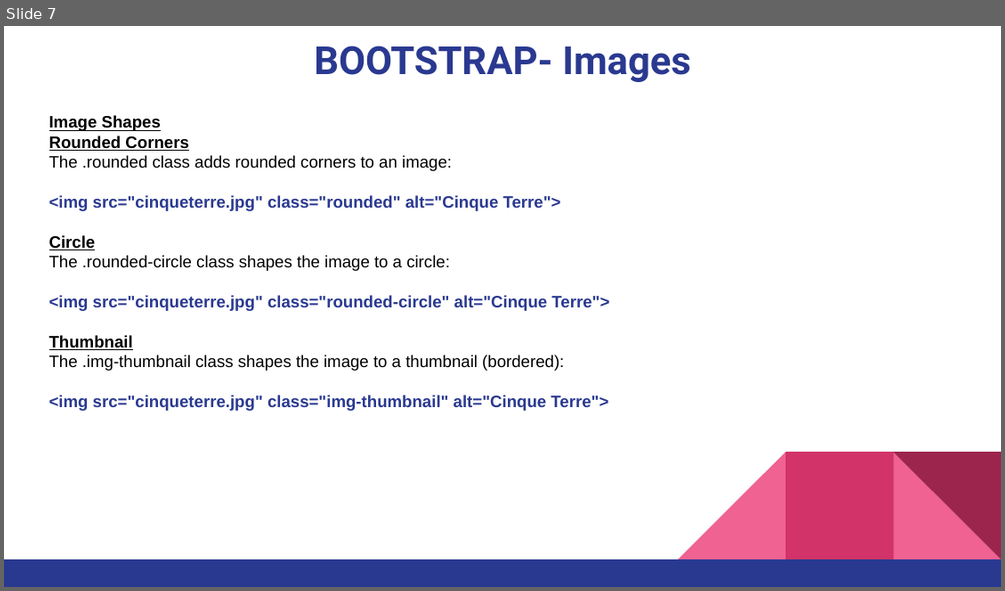
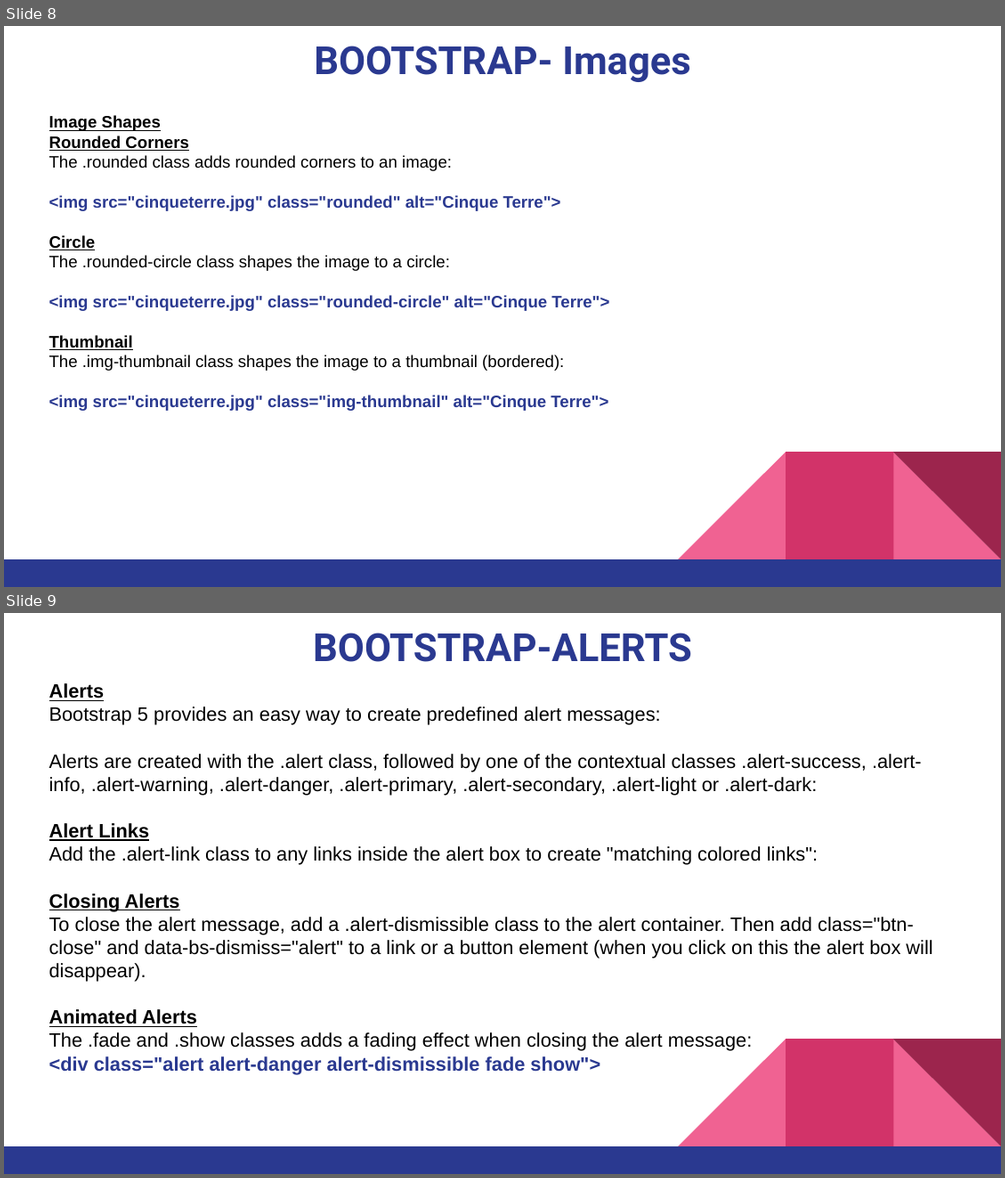
Before and after one commit to pnytrainingrepo/Webdevelopment, a slide deck: Bootstrap.pptx. Shown one above the other, each under a label of ours: slide 7 before the commit, slides 8 and 9 after it. The pictures are 1005x591 and 1005x1178 pixels, drawn with LibreOffice and Linux fonts; fonts in the diff are those of the drawing. Boxes give left, top, right and bottom in pixels: in the first picture for what was removed or moved away, otherwise in the second. Text is boxed around its words. In the diff, an @@ line names an element or a change of style, - is before the commit and + after.

```diff
--- a/Bootstrap.pptx
+++ b/Bootstrap.pptx
@@ slide 9 added at box(4, 613, 1001, 1174), background #FFFFFF; not listed: 5 template elements that a slide beside it also shows @@
@@ title added at box(313, 633, 692, 662), 28 pt, text #2A3990, bold @@
+BOOTSTRAP-ALERTS
@@ text added at box(49, 683, 932, 1074), 14 pt, text #000000 @@
+Alerts
+Bootstrap 5 provides an easy way to create predefined alert messages:
+Alerts are created with the .alert class, followed by one of the contextual classes .alert-success, .alert-info, .alert-warning, .alert-danger, .alert-primary, .alert-secondary, .alert-light or .alert-dark:
+Alert Links
+Add the .alert-link class to any links inside the alert box to create "matching colored links":
+Closing Alerts
+To close the alert message, add a .alert-dismissible class to the alert container. Then add class="btn-close" and data-bs-dismiss="alert" to a link or a button element (when you click on this the alert box will disappear).
+Animated Alerts
+The .fade and .show classes adds a fading effect when closing the alert message:
+<div class="alert alert-danger alert-dismissible fade show">
@@ what was slide 7 is now slide 8 @@
```
Also in this commit, not shown: 1 slide changed, 10 other slides added, 1 slide removed, 25 other files.
